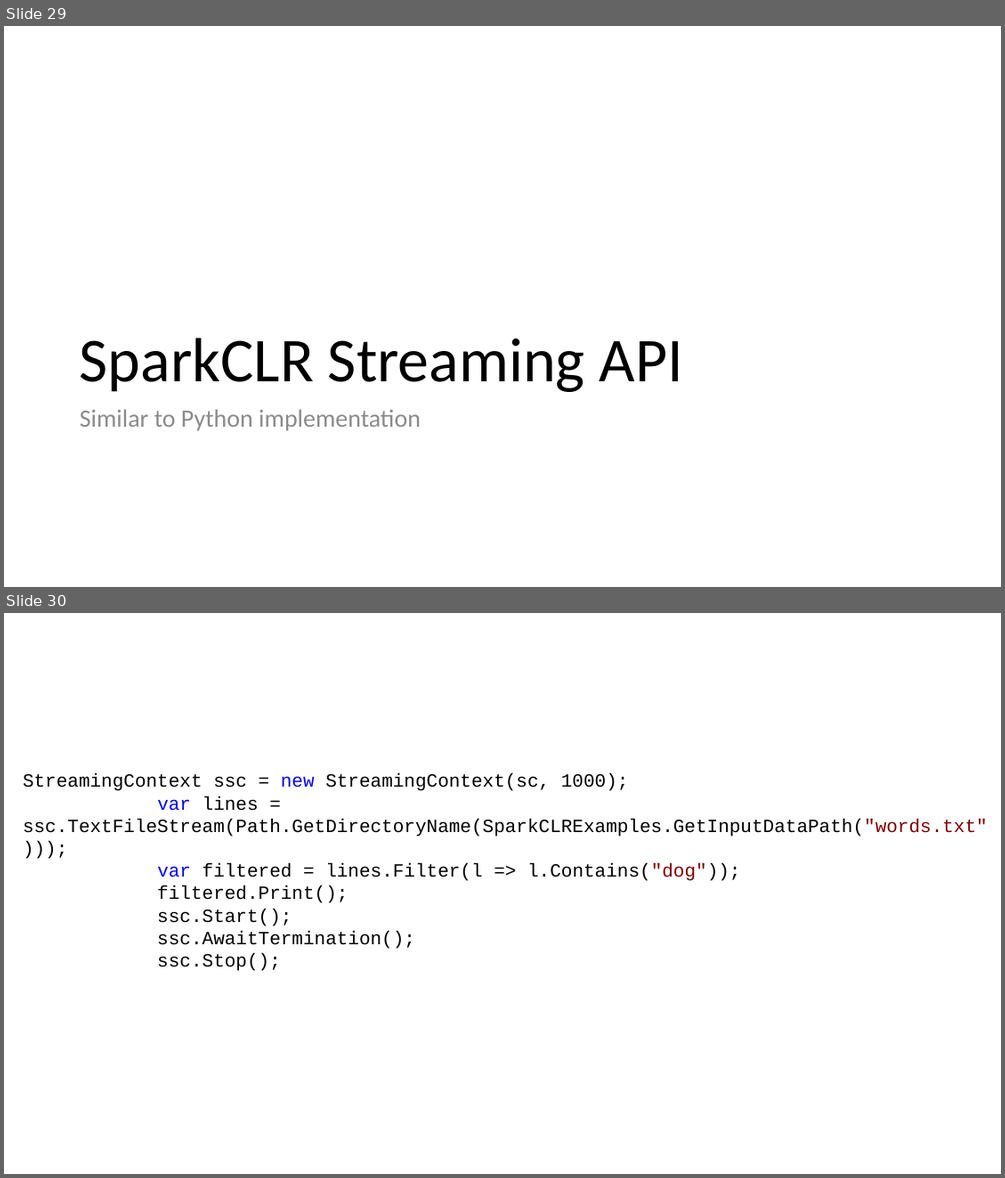
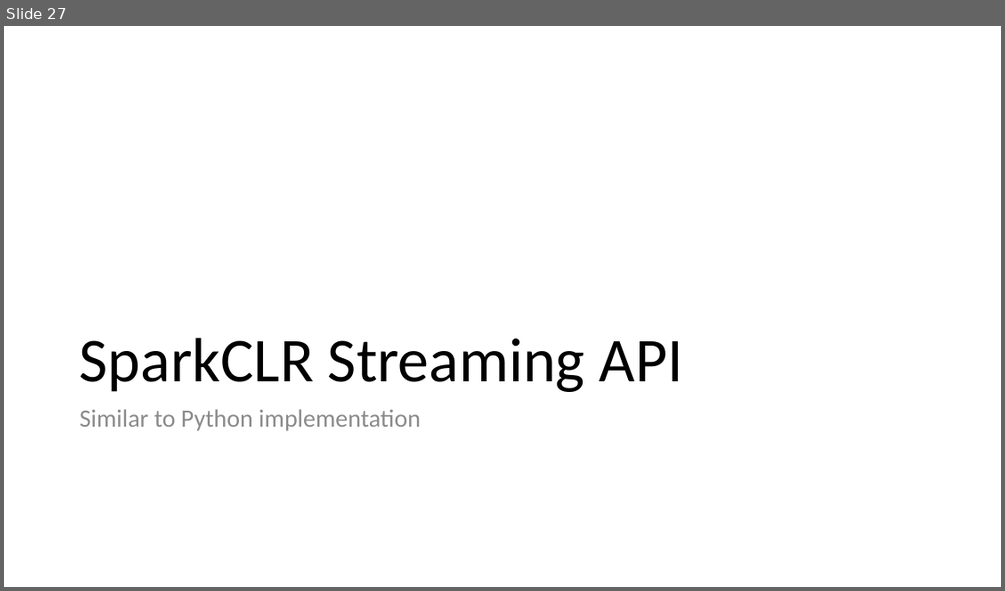
Before and after one commit to microsoft/Mobius, a slide deck: docs/SparkCLR.pptx. Shown one above the other, each under a label of ours: slides 29 and 30 before the commit, slide 27 after it. The pictures are 1005x1178 and 1005x591 pixels, drawn with LibreOffice and Linux fonts; fonts in the diff are those of the drawing. Boxes give left, top, right and bottom in pixels: in the first picture for what was removed or moved away, otherwise in the second. Text is boxed around its words. In the diff, an @@ line names an element or a change of style, - is before the commit and + after.

```diff
--- a/docs/SparkCLR.pptx
+++ b/docs/SparkCLR.pptx
@@ slide 30 removed at (4,613,1001,1174), background #FFFFFF @@
@@ text removed at (23,773,987,971) @@
-StreamingContext ssc = new StreamingContext(sc, 1000);
-var lines = ssc.TextFileStream(Path.GetDirectoryName(SparkCLRExamples.GetInputDataPath("words.txt")));
-var filtered = lines.Filter(l => l.Contains("dog"));
-filtered.Print();
-ssc.Start();
-ssc.AwaitTermination();
-ssc.Stop();
@@ what was slide 29 is now slide 27 @@
```
Also in this commit, not shown: 9 slides changed, 1 slide added, 5 other slides removed, 1 other file.
